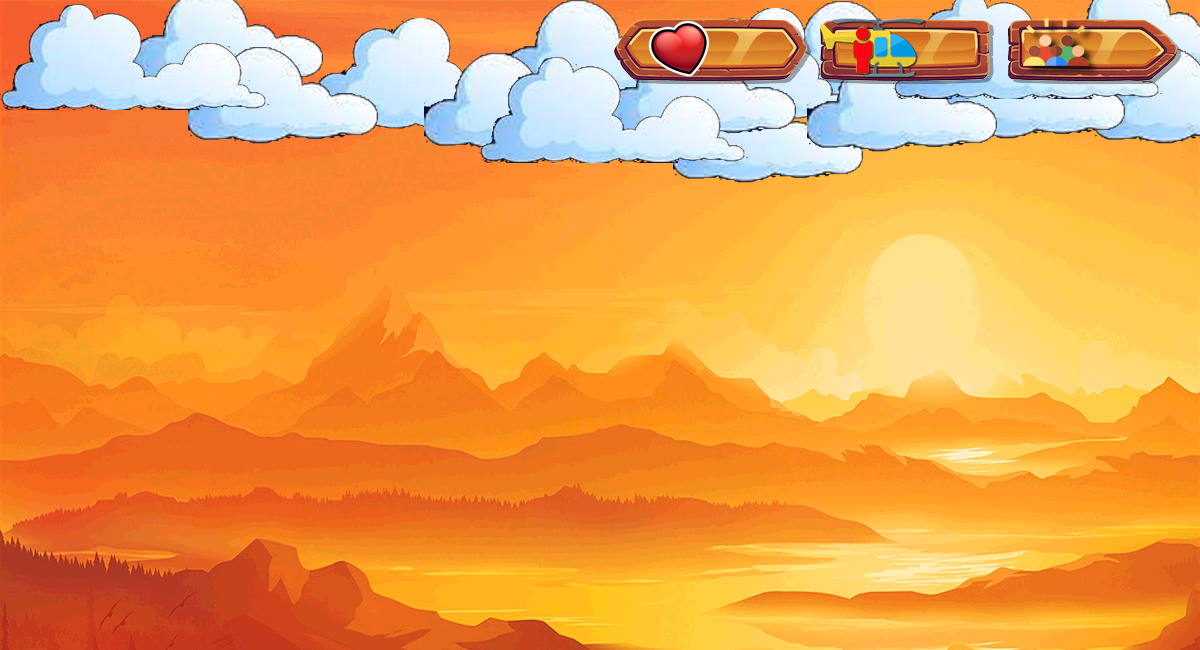
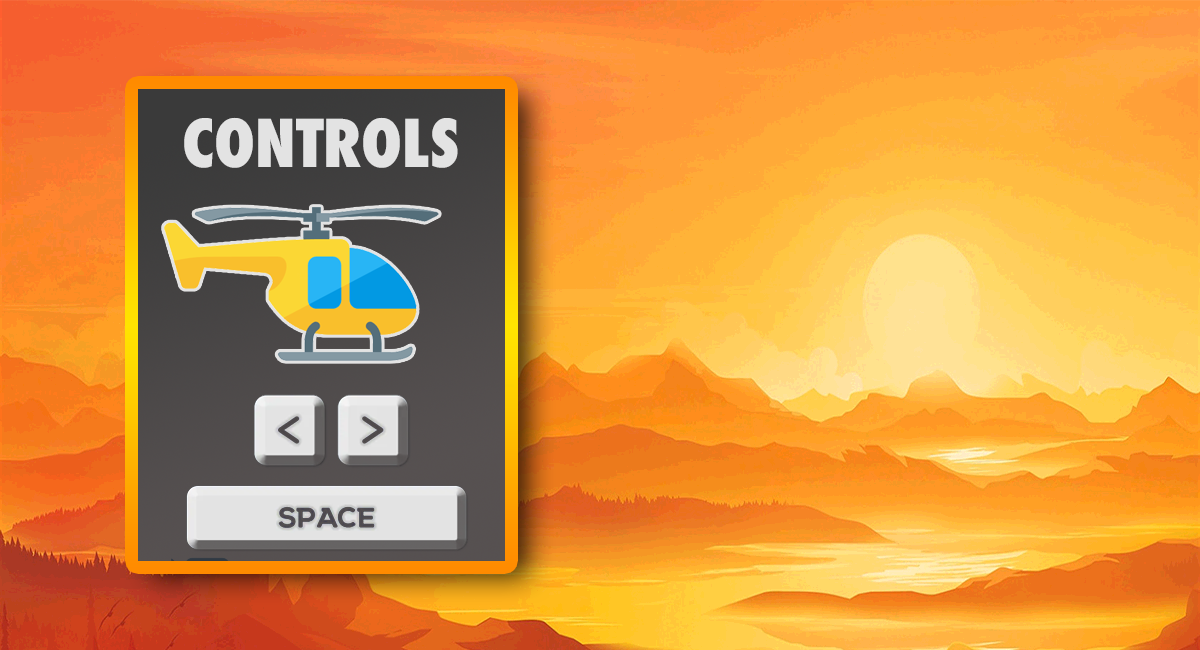
Layered file, before and after one edit (1200px x 650px). Changes by layer:
added layer "Layer 7" above "CONTROLS" over [229, 384, 514, 483]
added layer "CONTROLS" above "Layer 8" over [184, 117, 458, 168]
added layer "Layer 8" above "Layer 6" over [171, 483, 472, 561]
added layer "Layer 6" above "Layer 5" over [164, 207, 439, 361]
added layer "Layer 5" above "BUT CLIMATE CHANGE STILL WINS" over [138, 89, 505, 561]
hid "PEOPLE SAVED" over [1023, 18, 1089, 66]
hid "PEOPLE IN HELICOPTER" over [820, 18, 926, 79]
hid "LIVES" over [639, 10, 719, 89]
hid "UI" over [613, 15, 1179, 84]
hid "CLOUDS" over [0, 0, 1200, 191]
